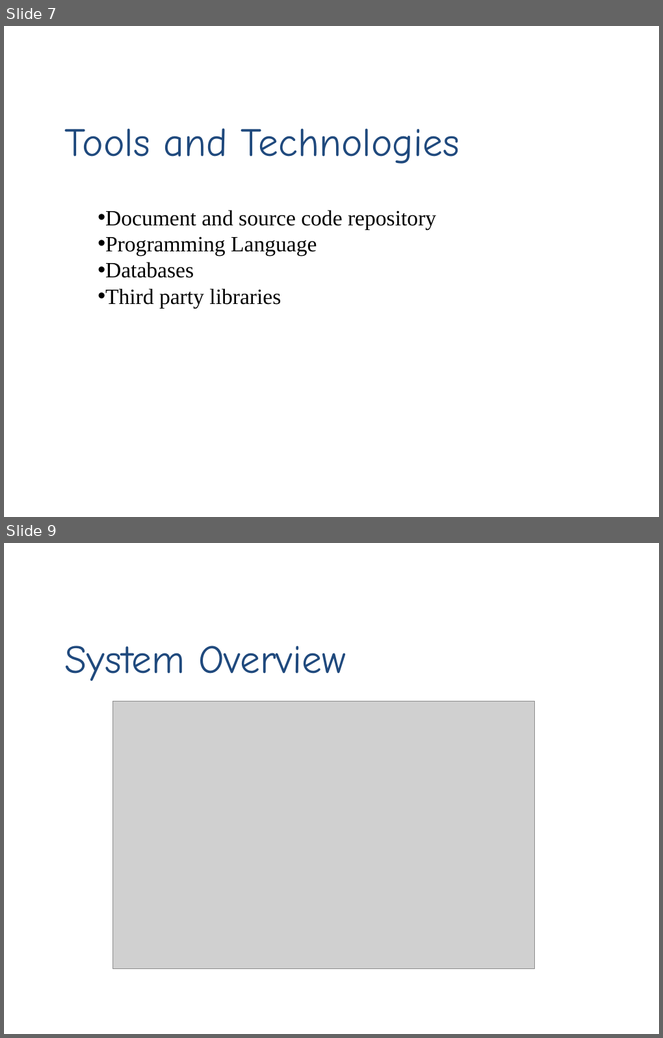
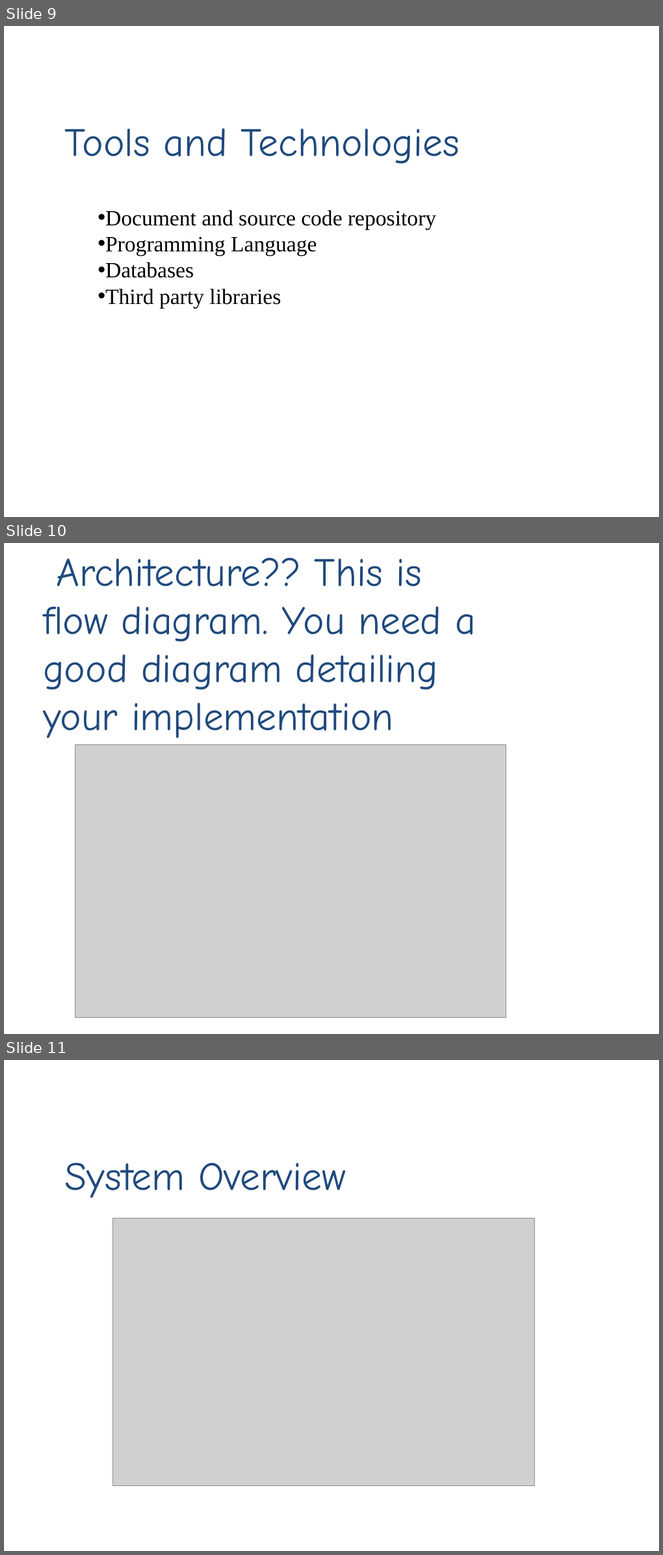
Before and after one commit to iernie/Costumer-Driven-Project, a slide deck: report/DesignReport/Presentation1.pptx. Shown one above the other, each under a label of ours: slides 7 and 9 before the commit, slides 9, 10 and 11 after it; the slides between them are not shown. The pictures are 663x1038 and 663x1555 pixels, drawn with LibreOffice and Linux fonts; fonts in the diff are those of the drawing; grey boxes stand for pictures; background and template pictures are left out. Boxes give left, top, right and bottom in pixels: in the first picture for what was removed or moved away, otherwise in the second. Text is boxed around its words. In the diff, an @@ line names an element or a change of style, - is before the commit and + after.

```diff
--- a/report/DesignReport/Presentation1.pptx
+++ b/report/DesignReport/Presentation1.pptx
@@ slide 10 added at box(4, 543, 659, 1034), background picture (left out) @@
@@ text added at box(43, 557, 476, 739), 44 pt, text #1F497D @@
+Architecture?? This is flow diagram. You need a good diagram detailing your implementation
@@ picture added at box(75, 745, 506, 1018) @@
@@ what was slide 7 is now slide 9 @@
@@ what was slide 9 is now slide 11 @@
```
Also in this commit, not shown: 3 slides changed, 4 other slides added, 3 slides removed, 1 other file.
